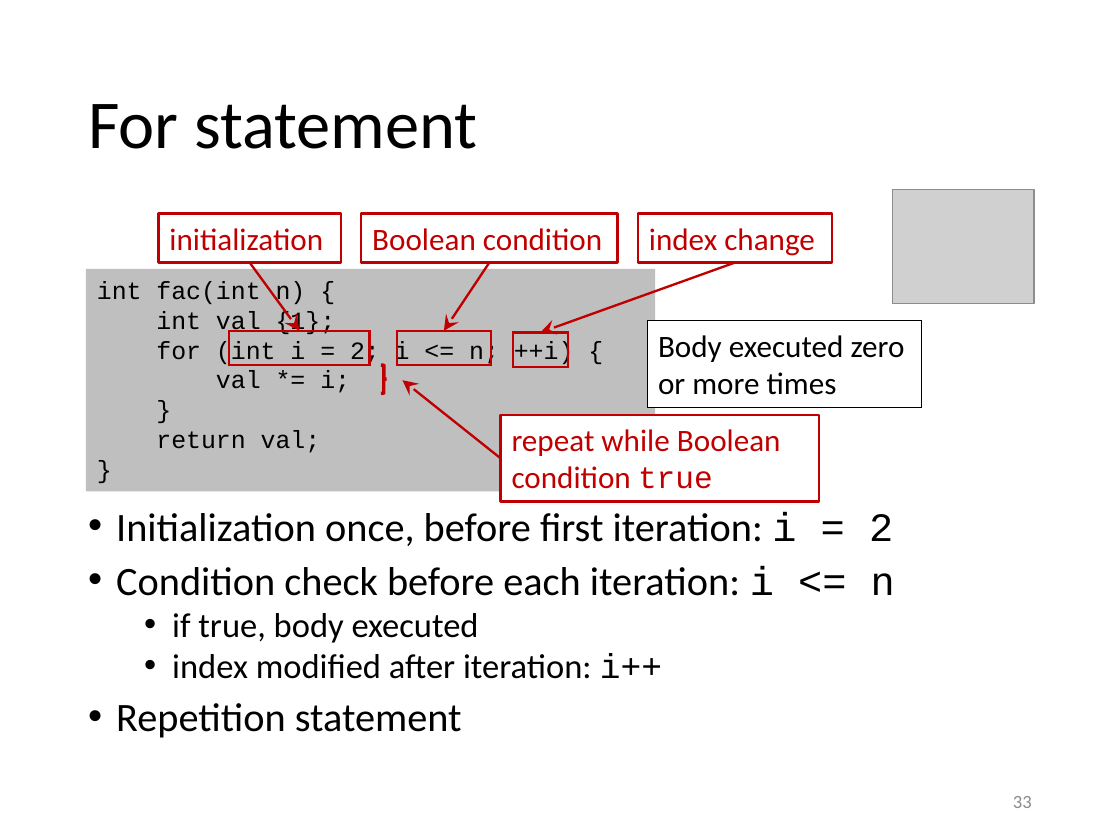
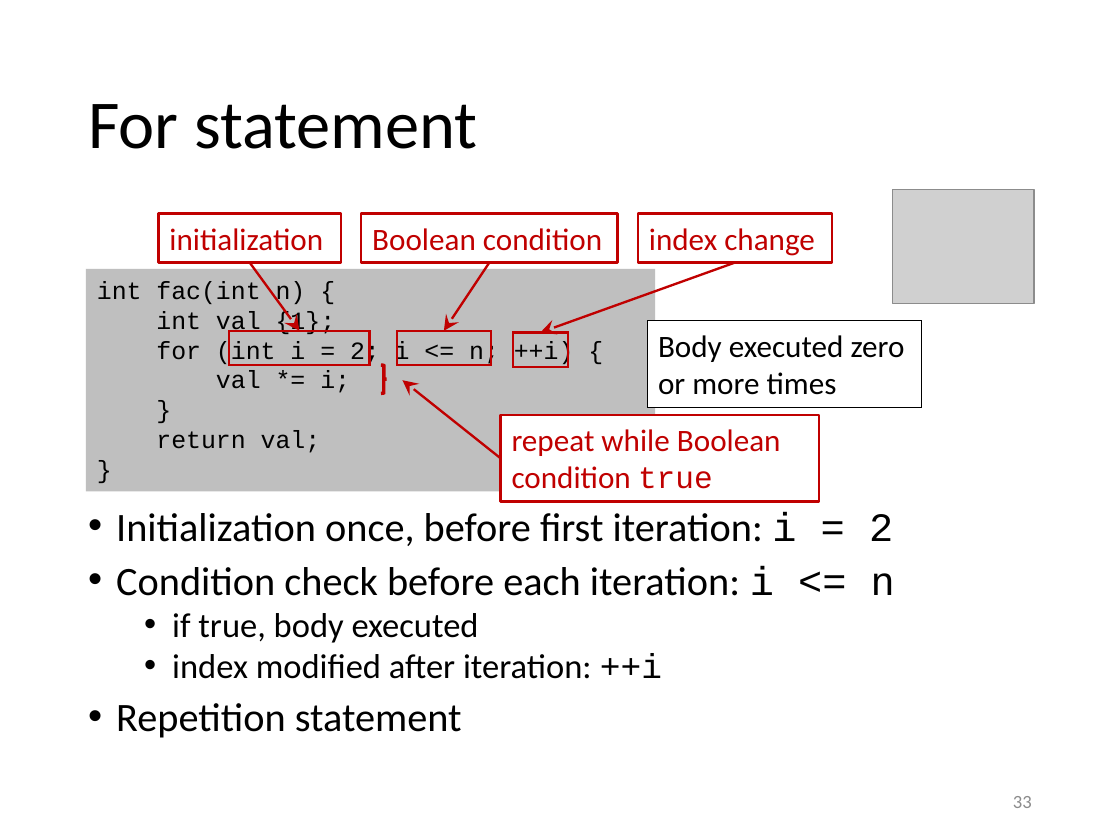
Before and after one commit to gjbex/Scientific-C-plus-plus, a slide deck: slide 33 of scientific_cpp.pptx. Drawn at 1120x840 pixels with LibreOffice and Linux fonts; fonts in the diff are those of the drawing; grey boxes stand for pictures. Boxes give left, top, right and bottom in pixels: in the first picture for what was removed or moved away, otherwise in the second. Text is boxed around its words. In the diff, an @@ line names an element or a change of style, - is before the commit and + after.

Commit message:
Fix iteration & extend scope example

```diff
--- a/scientific_cpp.pptx
+++ b/scientific_cpp.pptx
@@ text at [172,653,662,679]: text changed @@
-  • index modified after iteration: i++
+  • index modified after iteration: ++i
```
Also in this commit, not shown: 1 other slide changed.
